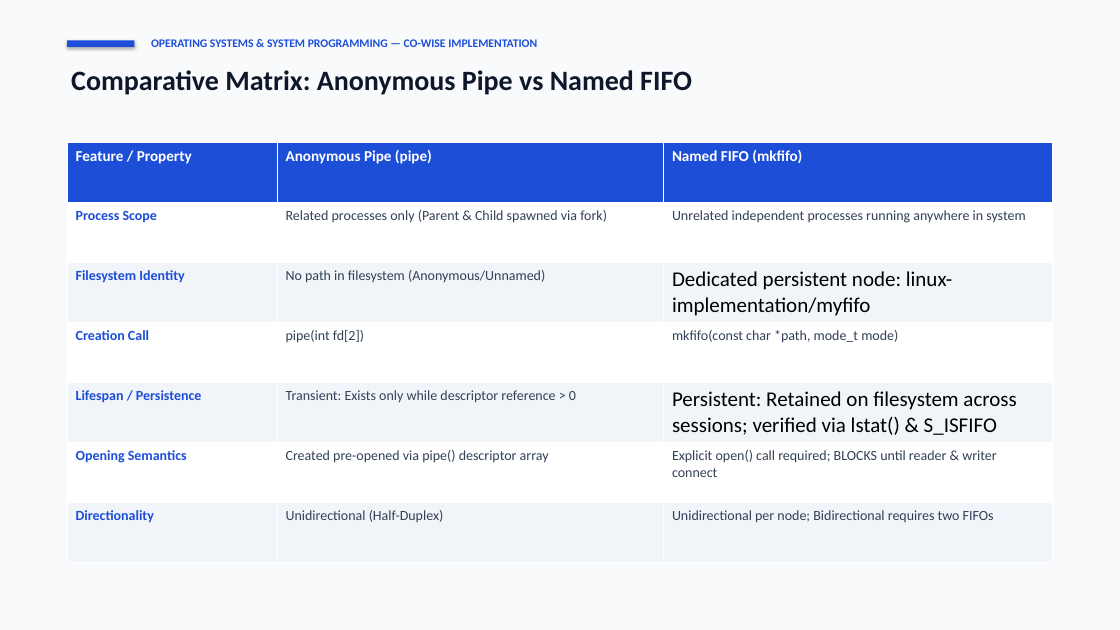
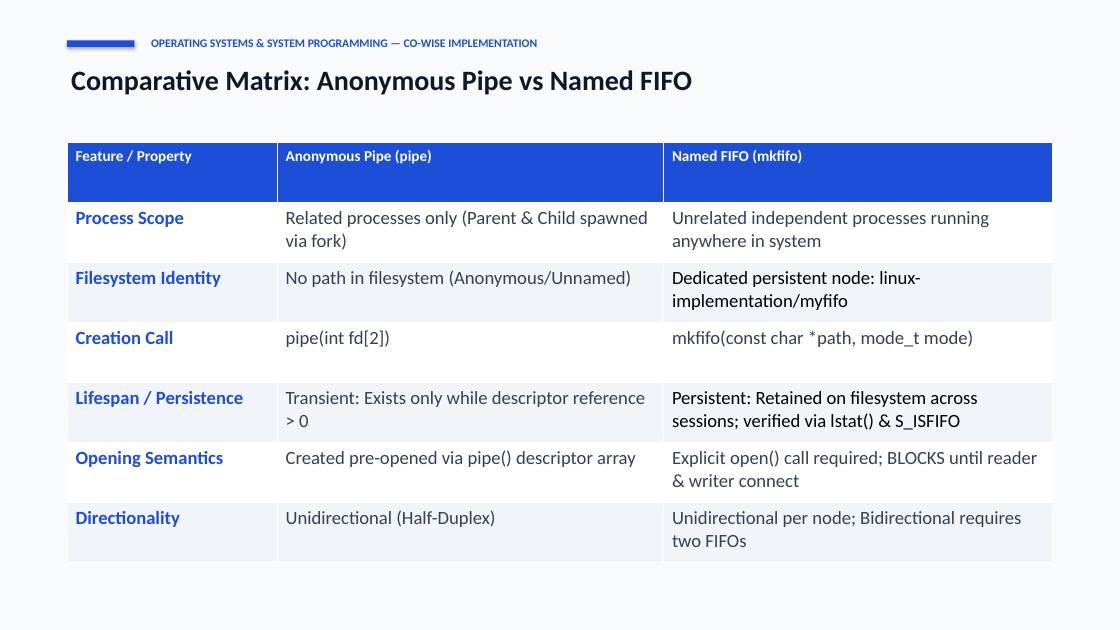
Before and after one commit to GJashwanthReddy/OCTO_OSSP, a slide deck: slide 7 of OCTO_OSSP-Project/OSSP_IPC_Project_Presentation.pptx. Drawn at 1120x630 pixels with LibreOffice and Linux fonts; fonts in the diff are those of the drawing. Boxes give left, top, right and bottom in pixels: in the first picture for what was removed or moved away, otherwise in the second. Text is boxed around its words. In the diff, an @@ line names an element or a change of style, - is before the commit and + after.

Commit message:
Set font size of all matter text across all slides to 16 pt

```diff
--- a/OCTO_OSSP-Project/OSSP_IPC_Project_Presentation.pptx
+++ b/OCTO_OSSP-Project/OSSP_IPC_Project_Presentation.pptx
@@ table at [67,143,1053,563] @@
@@ size 12 to 16 pt in "Process Scope", "Related processes only (Parent & Child spawned ...", "Unrelated independent processes running anywhere in system", "Filesystem Identity" and 12 more places @@
@@ size 18 to 16 pt in "Dedicated persistent node: linux-implementation/myfifo", "Persistent: Retained on filesystem across sessions; verified ..." @@
```
Also in this commit, not shown: 11 other slides changed, 1 other file.
